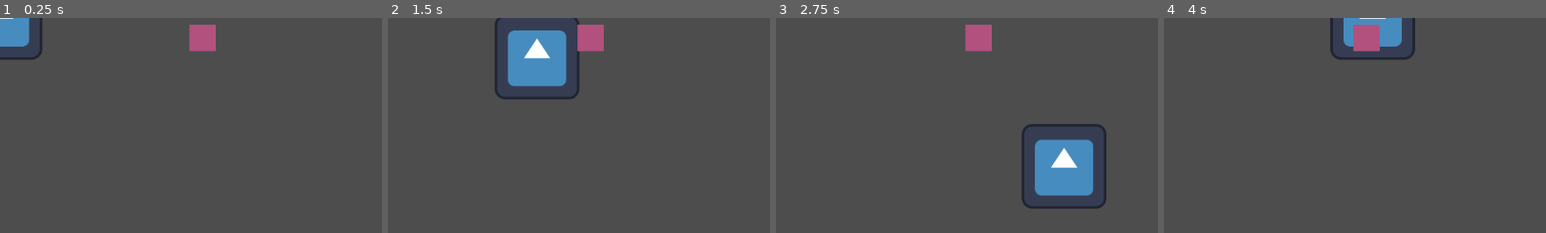
Above: before the commit, frames 1-4 (left to right).
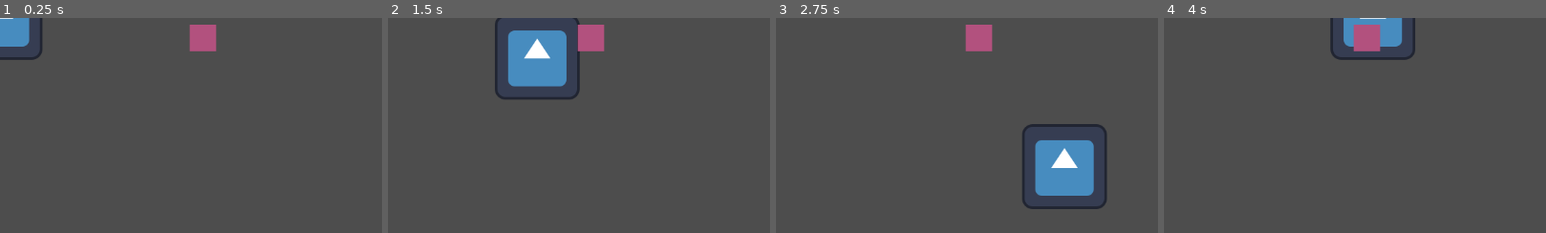
Above: after the commit, the same moments.

Repository: ItayElf/BotToScale
Game: Godot game, scene res://Main.tscn
Two runs of this game, one before a commit and one after it. Both use one fixed random seed, a clock stepped at 60 frames per second and the inputs below. The engine's default icon, where the game draws it, is replaced by a stand-in: a white triangle on a blue panel in a dark square.
Inputs:
- Up to frame 1 (0.25 s): no input
- Up to frame 2 (1.5 s): tap Enter at 0.5 s; hold Right (ui_right) 0.53-1.28 s; hold Down (ui_down) from 1.28 s (still down)
- Up to frame 3 (2.75 s): release Down (ui_down) at 2.03 s; hold Right (ui_right) from 2.03 s (still down)
- Up to frame 4 (4 s): release Right (ui_right) at 2.78 s; hold Up (ui_up) 2.78-3.53 s; hold Left (ui_left) from 3.53 s (still down)
The pictures show only the part of the screen within x 0-50%, y 0-50%; the shares and areas given below are measured in that part.
In our replay, the window is 799x449 before the commit and 800x450 after it. These sizes can differ from the game's own. Grey fills any space a smaller window leaves; there, only what the larger window draws over its background counts as a difference.

The runs differ from the first frame. In frame 1, less than 0.1% of the frame differs, in the area x 49-57%, y 3-16%; in frame 2, 0.3%; in frame 3, 0.3%, in the area x 49-87%, y 3-89%; in frame 4, less than 0.1%.

Commit message:
Changed the project settings to work for pixel art

Diff:
--- a/project.godot
+++ b/project.godot
@@ -18,6 +18,12 @@
 [autoload]
 
 MusicController="*res://Sounds/music_controller.tscn"
+
+[display]
+
+window/stretch/mode="viewport"
+window/stretch/aspect="expand"
+window/stretch/scale_mode="integer"
 
 [file_customization]
 
